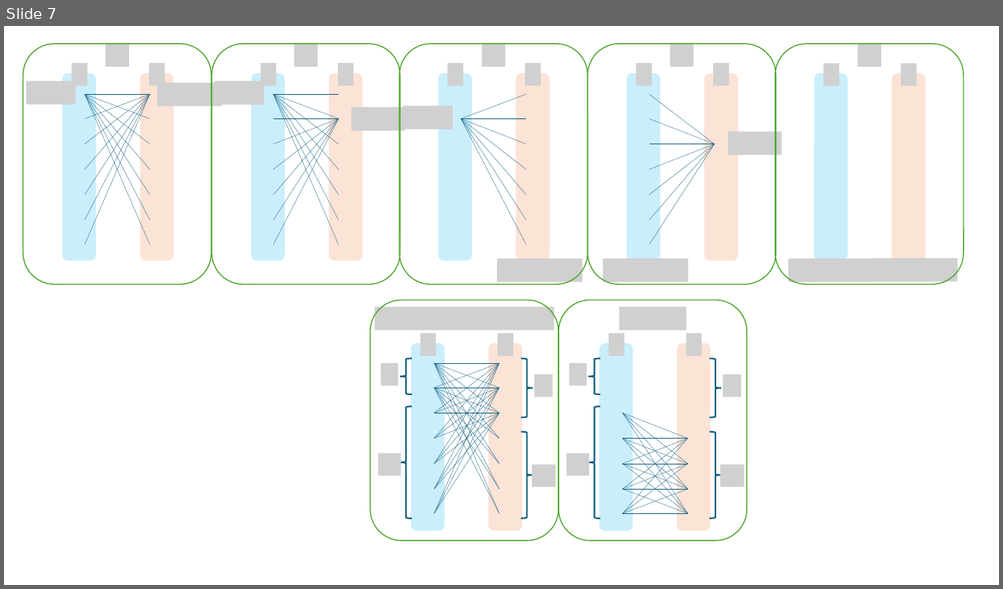
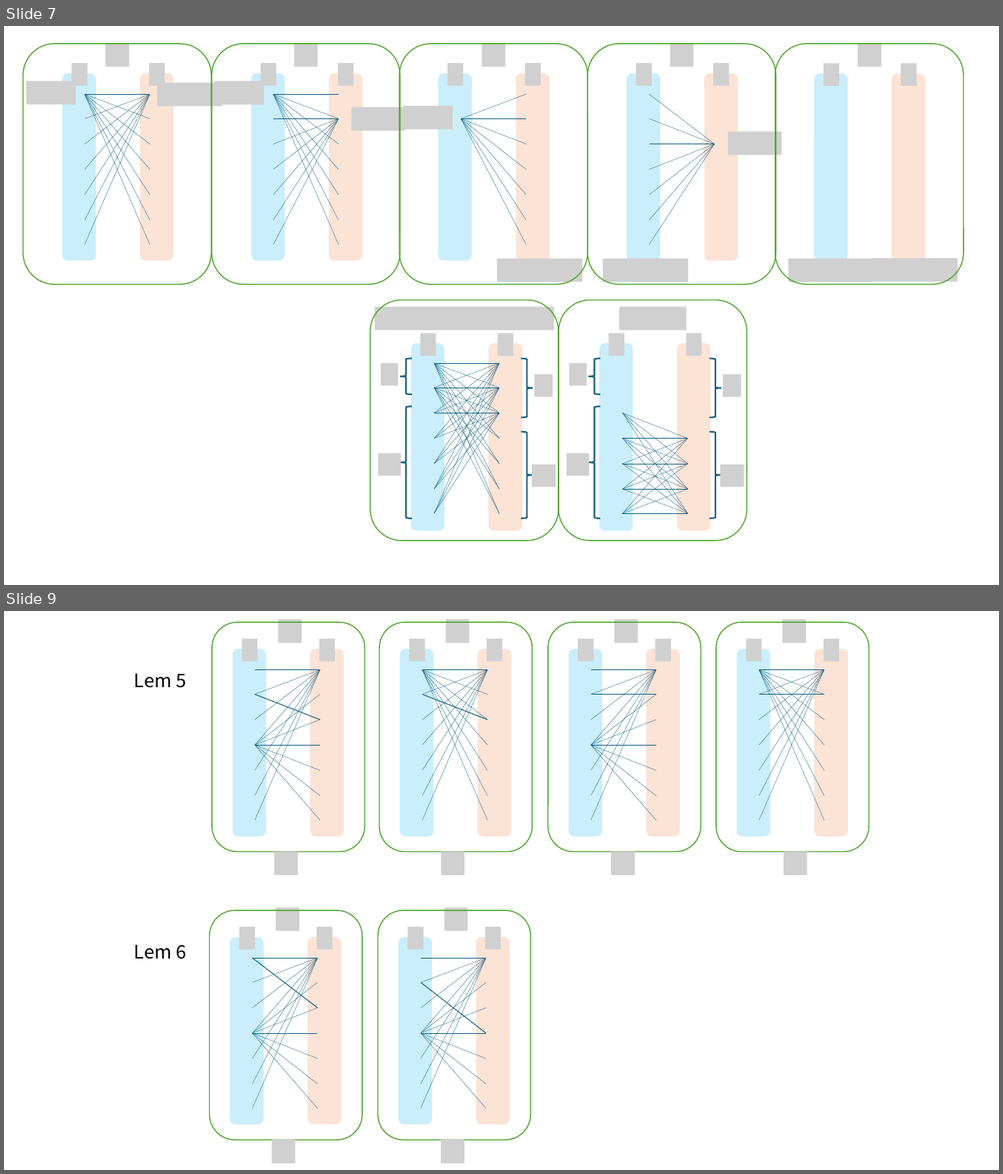
Before and after one commit to TomoyukiUchida/JournalofCompactnessofRP, a slide deck: IEICE_Rev/figs/Prop3_Fig.pptx. Shown one above the other, each under a label of ours: slide 7 before the commit, slides 7 and 9 after it; the slides between them are not shown. The pictures are 1003x589 and 1003x1174 pixels, drawn with LibreOffice and Linux fonts; fonts in the diff are those of the drawing; grey boxes stand for pictures; background and template pictures are left out. Boxes give left, top, right and bottom in pixels: in the first picture for what was removed or moved away, otherwise in the second. Text is boxed around its words. In the diff, an @@ line names an element or a change of style, - is before the commit and + after.

```diff
--- a/IEICE_Rev/figs/Prop3_Fig.pptx
+++ b/IEICE_Rev/figs/Prop3_Fig.pptx
@@ slide 9 added at (4, 611, 999, 1170), background #FFFFFF @@
@@ text added at (134, 673, 186, 688), 18 pt, text #000000 @@
+Lem 5
@@ group added at (212, 619, 869, 876): 56 lines, 16 pictures, 12 rounded rectangles @@
@@ text added at (134, 945, 186, 960), 18 pt, text #000000 @@
+Lem 6
@@ group added at (209, 908, 531, 1164): 28 lines, 8 pictures, 6 rounded rectangles @@
```
Also in this commit, not shown: 1 other slide added, 7 other files.
